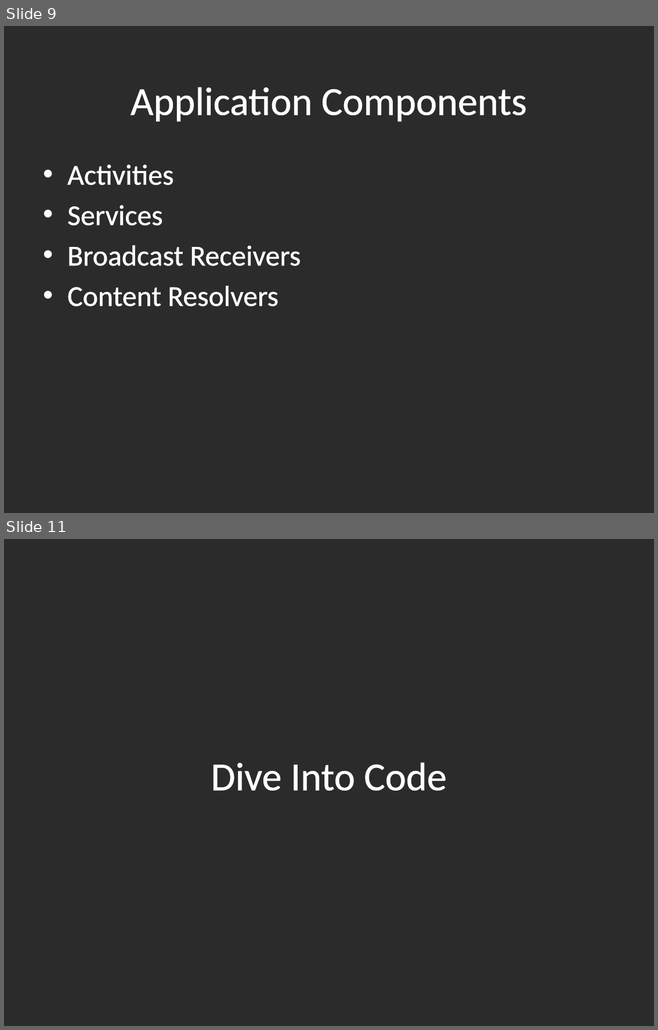
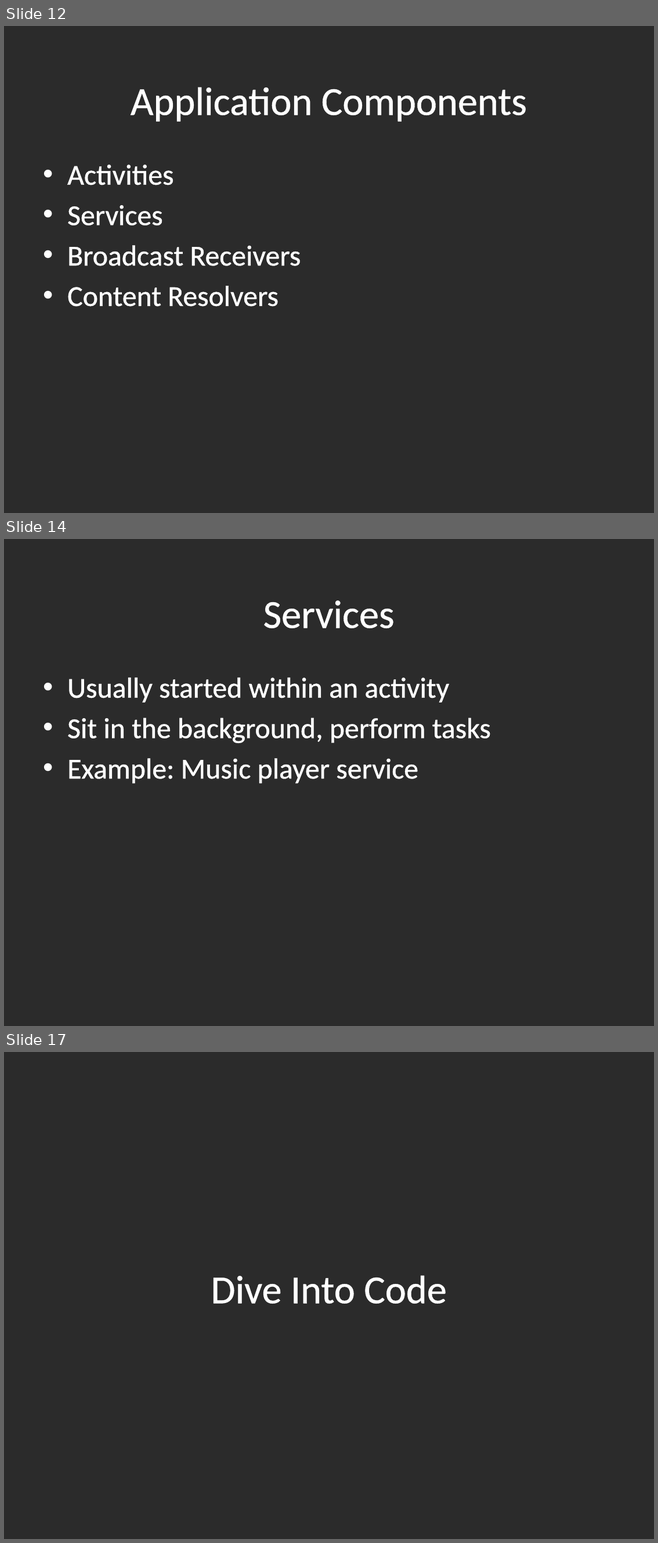
Before and after one commit to drwelden/Android-Presentation, a slide deck: Developing With Android.pptx. Shown one above the other, each under a label of ours: slides 9 and 11 before the commit, slides 12, 14 and 17 after it; the slides between them are not shown. The pictures are 658x1030 and 658x1543 pixels, drawn with LibreOffice and Linux fonts; fonts in the diff are those of the drawing; background and template pictures are left out; a plain dark background stands for a picture behind light text. Boxes give left, top, right and bottom in pixels: in the first picture for what was removed or moved away, otherwise in the second. Text is boxed around its words. In the diff, an @@ line names an element or a change of style, - is before the commit and + after.

```diff
--- a/Developing With Android.pptx
+++ b/Developing With Android.pptx
@@ slide 14 added at box(4, 539, 654, 1026), background picture (left out) @@
@@ title added at box(263, 600, 394, 628), 44 pt, text #FFFFFF @@
+Services
@@ text added at box(67, 678, 491, 784), 32 pt, text #FFFFFF @@
+• Usually started within an activity
+• Sit in the background, perform tasks
+• Example: Music player service
@@ what was slide 9 is now slide 12 @@
@@ what was slide 11 is now slide 17 @@
```
Also in this commit, not shown: 3 slides changed, 7 other slides added.
